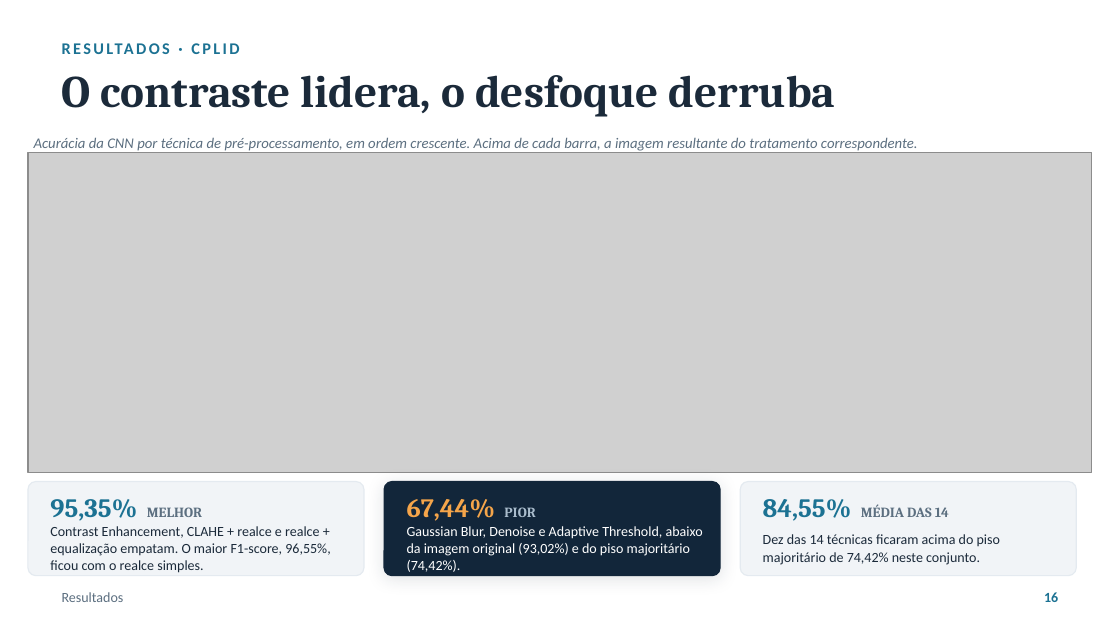
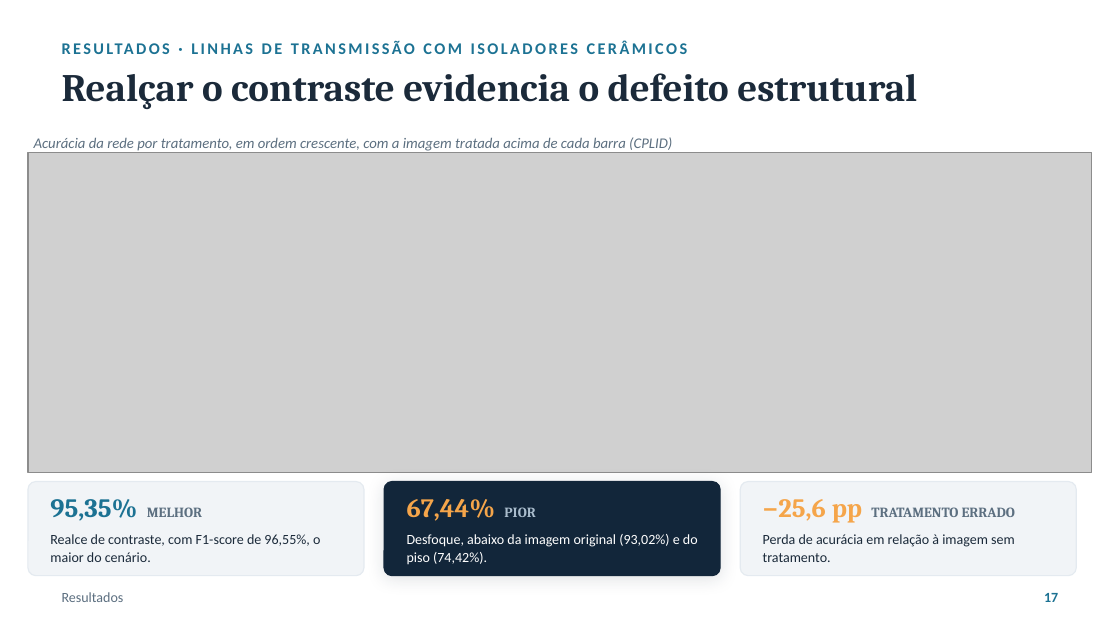
Before and after one commit to luanws/masters-thesis, a slide deck: slide 17 of presentation/defesa.pptx (slide 16 before the commit). Drawn at 1120x630 pixels with LibreOffice and Linux fonts; fonts in the diff are those of the drawing; grey boxes stand for pictures. Boxes give left, top, right and bottom in pixels: in the first picture for what was removed or moved away, otherwise in the second. Text is boxed around its words. In the diff, an @@ line names an element or a change of style, - is before the commit and + after.

```diff
--- a/presentation/defesa.pptx
+++ b/presentation/defesa.pptx
@@ text at bbox=[62, 34, 1058, 62]: text changed @@
-RESULTADOS · CPLID
+RESULTADOS · LINHAS DE TRANSMISSÃO COM ISOLADORES CERÂMICOS
@@ text at bbox=[62, 73, 917, 109]: text changed; size 29 to 25 pt @@
-O contraste lidera, o desfoque derruba
+Realçar o contraste evidencia o defeito estrutural
@@ text at bbox=[34, 137, 672, 151]: text changed @@
-Acurácia da CNN por técnica de pré-processamento, em ordem crescente. Acima de cada barra, a imagem resultante do tratamento correspondente.
+Acurácia da rede por tratamento, em ordem crescente, com a imagem tratada acima de cada barra (CPLID)
@@ text at bbox=[763, 499, 1015, 523]: text changed @@
-84,55% MÉDIA DAS 14
+−25,6 pp TRATAMENTO ERRADO
@@ text at bbox=[50, 534, 320, 562]: text changed @@
-Contrast Enhancement, CLAHE + realce e realce + equalização empatam. O maior F1-score, 96,55%, ficou com o realce simples.
+Realce de contraste, com F1-score de 96,55%, o maior do cenário.
@@ text at bbox=[407, 534, 698, 564]: text changed @@
-Gaussian Blur, Denoise e Adaptive Threshold, abaixo da imagem original (93,02%) e do piso majoritário (74,42%).
+Desfoque, abaixo da imagem original (93,02%) e do piso (74,42%).
@@ text at bbox=[763, 534, 1015, 562]: text changed @@
-Dez das 14 técnicas ficaram acima do piso majoritário de 74,42% neste conjunto.
+Perda de acurácia em relação à imagem sem tratamento.
@@ text at bbox=[1044, 593, 1058, 602]: text changed @@
-16
+17
```
Also in this commit, not shown: 15 other slides changed, 19 slides added, 14 slides removed, 27 other files.
